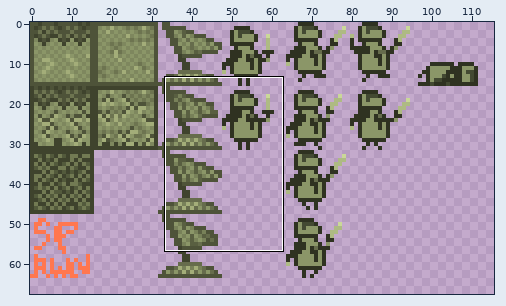
Sprite sheet -- loveapp/resources/images/spritesheet.png. The first picture is a wide view before the edit; the outline marks the close-up.
Close-up. Before the edit:
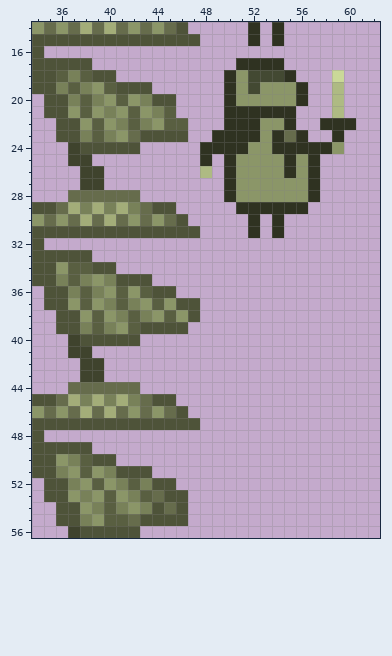
The file is 256x256 pixels. Colours within 5 levels of each other are drawn and written as one. Shown: x 34..62, y 14..56. The wide view leaves out empty margins.
After:
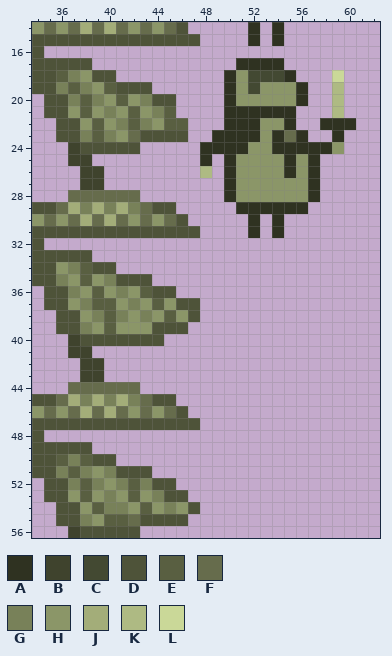
Palette (. is transparent): A #2f3221  B #3f432d  C #434932  D #4e5339  E #595f41  F #666c4c  G #788159  H #8b9668  J #a3ad79  K #aeba83  L #cad898
Difference:
y 18: x 38 E -> H
y 34: x 37 E -> G
y 35: x 37..38 EG -> HE
y 36: x 38..39 EG -> HE; x 41 E -> G
y 37: x 38..41 EHGE -> GEEH
y 38: x 39..40 EH -> GE; x 42 E -> H
y 39: x 39..40 EG -> HE; x 42..43 ED -> HH
y 40: x 43..44 .. -> DD
y 50: x 36 H -> E
y 51: x 37..38 HE -> EG
y 52: x 38..39 HE -> EG
y 53: x 38 G -> E; x 40 E -> G; x 42..44 GEF -> EHG
y 54: x 39..40 GE -> EG; x 43..47 GDFD. -> EHGHD
Changed places in both close-ups, as pixel boxes (x1, y1, x2, y2):
changed: (80, 70, 92, 82)
changed: (68, 262, 164, 346)
changed: (56, 454, 200, 514)
